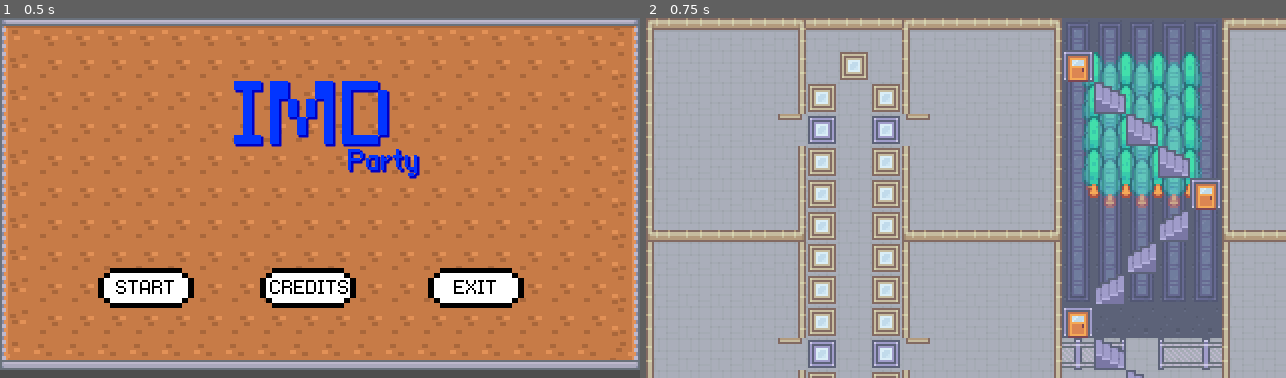
Above: before the commit, frames 1-2 (left to right).
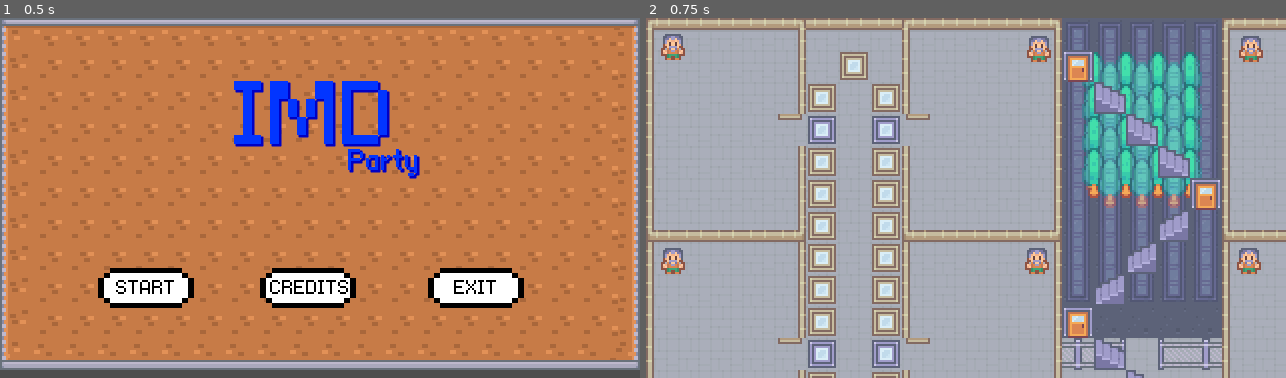
Above: after the commit, the same moments.

Repository: RickFqt/IMD-Party
Game: Godot game, scene res://levels/home_page.tscn
The game is run twice, just before and just after one commit, with the same random seed, the same clock (stepped at 60 frames per second) and the same inputs.
Inputs:
- Up to frame 1 (0.5 s): no input
- Up to frame 2 (0.75 s): click "START" at 0.5 s

Frame 1 is identical in both runs. In frame 2, 1.2% of the frame differs, in the area x 2-97%, y 4-72%.

Commit message:
Update world_1.tscn

Diff:
--- a/levels/world_1.tscn
+++ b/levels/world_1.tscn
@@ -138,6 +138,268 @@
 [sub_resource type="TileSet" id="TileSet_xo841"]
 sources/1 = SubResource("TileSetAtlasSource_8tg7v")
 
+[sub_resource type="AtlasTexture" id="AtlasTexture_rhby0"]
+atlas = ExtResource("1_qyyvw")
+region = Rect2(408, 255, 16, 16)
+
+[sub_resource type="AtlasTexture" id="AtlasTexture_kb0og"]
+atlas = ExtResource("1_qyyvw")
+region = Rect2(408, 255, 16, 16)
+
+[sub_resource type="AtlasTexture" id="AtlasTexture_3c30k"]
+atlas = ExtResource("1_qyyvw")
+region = Rect2(408, 272, 16, 16)
+
+[sub_resource type="AtlasTexture" id="AtlasTexture_h43we"]
+atlas = ExtResource("1_qyyvw")
+region = Rect2(408, 289, 16, 16)
+
+[sub_resource type="AtlasTexture" id="AtlasTexture_j8rol"]
+atlas = ExtResource("1_qyyvw")
+region = Rect2(391, 255, 16, 16)
+
+[sub_resource type="AtlasTexture" id="AtlasTexture_0eecr"]
+atlas = ExtResource("1_qyyvw")
+region = Rect2(391, 272, 16, 16)
+
+[sub_resource type="AtlasTexture" id="AtlasTexture_3itmf"]
+atlas = ExtResource("1_qyyvw")
+region = Rect2(391, 289, 16, 16)
+
+[sub_resource type="AtlasTexture" id="AtlasTexture_23l5l"]
+atlas = ExtResource("1_qyyvw")
+region = Rect2(442, 255, 16, 16)
+
+[sub_resource type="AtlasTexture" id="AtlasTexture_thkon"]
+atlas = ExtResource("1_qyyvw")
+region = Rect2(442, 272, 16, 16)
+
+[sub_resource type="AtlasTexture" id="AtlasTexture_ln3kt"]
+atlas = ExtResource("1_qyyvw")
+region = Rect2(442, 289, 16, 16)
+
+[sub_resource type="AtlasTexture" id="AtlasTexture_fak51"]
+atlas = ExtResource("1_qyyvw")
+region = Rect2(425, 255, 16, 16)
+
+[sub_resource type="AtlasTexture" id="AtlasTexture_mockp"]
+atlas = ExtResource("1_qyyvw")
+region = Rect2(425, 272, 16, 16)
+
+[sub_resource type="AtlasTexture" id="AtlasTexture_vo2ps"]
+atlas = ExtResource("1_qyyvw")
+region = Rect2(425, 289, 16, 16)
+
+[sub_resource type="SpriteFrames" id="SpriteFrames_ciekf"]
+animations = [{
+"frames": [{
+"duration": 1.0,
+"texture": SubResource("AtlasTexture_rhby0")
+}],
+"loop": true,
+"name": &"Idle",
+"speed": 5.0
+}, {
+"frames": [{
+"duration": 1.0,
+"texture": SubResource("AtlasTexture_kb0og")
+}, {
+"duration": 1.0,
+"texture": SubResource("AtlasTexture_3c30k")
+}, {
+"duration": 1.0,
+"texture": SubResource("AtlasTexture_kb0og")
+}, {
+"duration": 1.0,
+"texture": SubResource("AtlasTexture_h43we")
+}],
+"loop": true,
+"name": &"walk_down",
+"speed": 5.0
+}, {
+"frames": [{
+"duration": 1.0,
+"texture": SubResource("AtlasTexture_j8rol")
+}, {
+"duration": 1.0,
+"texture": SubResource("AtlasTexture_0eecr")
+}, {
+"duration": 1.0,
+"texture": SubResource("AtlasTexture_j8rol")
+}, {
+"duration": 1.0,
+"texture": SubResource("AtlasTexture_3itmf")
+}],
+"loop": true,
+"name": &"walk_left",
+"speed": 5.0
+}, {
+"frames": [{
+"duration": 1.0,
+"texture": SubResource("AtlasTexture_23l5l")
+}, {
+"duration": 1.0,
+"texture": SubResource("AtlasTexture_thkon")
+}, {
+"duration": 1.0,
+"texture": SubResource("AtlasTexture_23l5l")
+}, {
+"duration": 1.0,
+"texture": SubResource("AtlasTexture_ln3kt")
+}],
+"loop": true,
+"name": &"walk_right",
+"speed": 5.0
+}, {
+"frames": [{
+"duration": 1.0,
+"texture": SubResource("AtlasTexture_fak51")
+}, {
+"duration": 1.0,
+"texture": SubResource("AtlasTexture_mockp")
+}, {
+"duration": 1.0,
+"texture": SubResource("AtlasTexture_fak51")
+}, {
+"duration": 1.0,
+"texture": SubResource("AtlasTexture_vo2ps")
+}],
+"loop": true,
+"name": &"walk_up",
+"speed": 5.0
+}]
+
+[sub_resource type="AtlasTexture" id="AtlasTexture_m4780"]
+atlas = ExtResource("1_qyyvw")
+region = Rect2(408, 0, 16, 16)
+
+[sub_resource type="AtlasTexture" id="AtlasTexture_dtht8"]
+atlas = ExtResource("1_qyyvw")
+region = Rect2(408, 0, 16, 16)
+
+[sub_resource type="AtlasTexture" id="AtlasTexture_vuhre"]
+atlas = ExtResource("1_qyyvw")
+region = Rect2(408, 17, 16, 16)
+
+[sub_resource type="AtlasTexture" id="AtlasTexture_ch0c8"]
+atlas = ExtResource("1_qyyvw")
+region = Rect2(408, 34, 16, 16)
+
+[sub_resource type="AtlasTexture" id="AtlasTexture_tusac"]
+atlas = ExtResource("1_qyyvw")
+region = Rect2(391, 0, 16, 16)
+
+[sub_resource type="AtlasTexture" id="AtlasTexture_j61rx"]
+atlas = ExtResource("1_qyyvw")
+region = Rect2(391, 17, 16, 16)
+
+[sub_resource type="AtlasTexture" id="AtlasTexture_mf6nn"]
+atlas = ExtResource("1_qyyvw")
+region = Rect2(391, 34, 16, 16)
+
+[sub_resource type="AtlasTexture" id="AtlasTexture_ngc27"]
+atlas = ExtResource("1_qyyvw")
+region = Rect2(442, 0, 16, 16)
+
+[sub_resource type="AtlasTexture" id="AtlasTexture_lrukn"]
+atlas = ExtResource("1_qyyvw")
+region = Rect2(442, 17, 16, 16)
+
+[sub_resource type="AtlasTexture" id="AtlasTexture_bpjaf"]
+atlas = ExtResource("1_qyyvw")
+region = Rect2(442, 34, 16, 16)
+
+[sub_resource type="AtlasTexture" id="AtlasTexture_5jail"]
+atlas = ExtResource("1_qyyvw")
+region = Rect2(425, 0, 16, 16)
+
+[sub_resource type="AtlasTexture" id="AtlasTexture_yf2hn"]
+atlas = ExtResource("1_qyyvw")
+region = Rect2(425, 17, 16, 16)
+
+[sub_resource type="AtlasTexture" id="AtlasTexture_sd5wa"]
+atlas = ExtResource("1_qyyvw")
+region = Rect2(425, 34, 16, 16)
+
+[sub_resource type="SpriteFrames" id="SpriteFrames_rtrgt"]
+animations = [{
+"frames": [{
+"duration": 1.0,
+"texture": SubResource("AtlasTexture_m4780")
+}],
+"loop": true,
+"name": &"Idle",
+"speed": 5.0
+}, {
+"frames": [{
+"duration": 1.0,
+"texture": SubResource("AtlasTexture_dtht8")
+}, {
+"duration": 1.0,
+"texture": SubResource("AtlasTexture_vuhre")
+}, {
+"duration": 1.0,
+"texture": SubResource("AtlasTexture_dtht8")
+}, {
+"duration": 1.0,
+"texture": SubResource("AtlasTexture_ch0c8")
+}],
+"loop": true,
+"name": &"walk_down",
+"speed": 5.0
+}, {
+"frames": [{
+"duration": 1.0,
+"texture": SubResource("AtlasTexture_tusac")
+}, {
+"duration": 1.0,
+"texture": SubResource("AtlasTexture_j61rx")
+}, {
+"duration": 1.0,
+"texture": SubResource("AtlasTexture_tusac")
+}, {
+"duration": 1.0,
+"texture": SubResource("AtlasTexture_mf6nn")
+}],
+"loop": true,
+"name": &"walk_left",
+"speed": 5.0
+}, {
+"frames": [{
+"duration": 1.0,
+"texture": SubResource("AtlasTexture_ngc27")
+}, {
+"duration": 1.0,
+"texture": SubResource("AtlasTexture_lrukn")
+}, {
+"duration": 1.0,
+"texture": SubResource("AtlasTexture_ngc27")
+}, {
+"duration": 1.0,
+"texture": SubResource("AtlasTexture_bpjaf")
+}],
+"loop": true,
+"name": &"walk_right",
+"speed": 5.0
+}, {
+"frames": [{
+"duration": 1.0,
+"texture": SubResource("AtlasTexture_5jail")
+}, {
+"duration": 1.0,
+"texture": SubResource("AtlasTexture_yf2hn")
+}, {
+"duration": 1.0,
+"texture": SubResource("AtlasTexture_5jail")
+}, {
+"duration": 1.0,
+"texture": SubResource("AtlasTexture_sd5wa")
+}],
+"loop": true,
+"name": &"walk_up",
+"speed": 5.0
+}]
+
 [node name="World 1" type="Node2D"]
 
 [node name="TileMap" type="TileMap" parent="."]
@@ -167,3 +429,80 @@
 layer_3/y_sort_origin = 0
 layer_3/z_index = 0
 layer_3/tile_data = PackedInt32Array(65540, 655361, 4, 4, 655361, 3, 131076, 655361, 4, 196612, 720897, 14, 262148, 655 …(2545 unchanged characters)…
+
+[node name="Players" type="Node2D" parent="."]
+
+[node name="Player 1" type="AnimatedSprite2D" parent="Players"]
+position = Vector2(11, 271)
+sprite_frames = SubResource("SpriteFrames_ciekf")
+animation = &"Idle"
+autoplay = "Idle"
+frame_progress = 0.232249
+
+[node name="Player 2" type="AnimatedSprite2D" parent="Players"]
+position = Vector2(11, 280)
+sprite_frames = SubResource("SpriteFrames_rtrgt")
+animation = &"Idle"
+autoplay = "Idle"
+
+[node name="NPCs" type="Node2D" parent="."]
+
+[node name="Recepcionista" type="Sprite2D" parent="NPCs"]
+position = Vector2(42, 232)
+texture = ExtResource("1_qyyvw")
+region_enabled = true
+region_rect = Rect2(408, 204, 16, 16)
+
+[node name="Professor" type="Sprite2D" parent="NPCs"]
+position = Vector2(13, 120)
+texture = ExtResource("1_qyyvw")
+region_enabled = true
+region_rect = Rect2(407, 102, 17, 16)
+
+[node name="Professor2" type="Sprite2D" parent="NPCs"]
+position = Vector2(302, 14)
+texture = ExtResource("1_qyyvw")
+region_enabled = true
+region_rect = Rect2(407, 102, 17, 16)
+
+[node name="Professor3" type="Sprite2D" parent="NPCs"]
+position = Vector2(301, 120)
+texture = ExtResource("1_qyyvw")
+region_enabled = true
+region_rect = Rect2(407, 102, 17, 16)
+
+[node name="Professor4" type="Sprite2D" parent="NPCs"]
+position = Vector2(196, 14)
+texture = ExtResource("1_qyyvw")
+region_enabled = true
+region_rect = Rect2(407, 102, 17, 16)
+
+[node name="Professor5" type="Sprite2D" parent="NPCs"]
+position = Vector2(195, 120)
+texture = ExtResource("1_qyyvw")
+region_enabled = true
+region_rect = Rect2(407, 102, 17, 16)
+
+[node name="Professor6" type="Sprite2D" parent="NPCs"]
+position = Vector2(484, 14)
+texture = ExtResource("1_qyyvw")
+region_enabled = true
+region_rect = Rect2(407, 102, 17, 16)
+
+[node name="Professor7" type="Sprite2D" parent="NPCs"]
+position = Vector2(483, 120)
+texture = ExtResource("1_qyyvw")
+region_enabled = true
+region_rect = Rect2(407, 102, 17, 16)
+
+[node name="Professor8" type="Sprite2D" parent="NPCs"]
+position = Vector2(483, 232)
+texture = ExtResource("1_qyyvw")
+region_enabled = true
+region_rect = Rect2(407, 102, 17, 16)
+
+[node name="Professor9" type="Sprite2D" parent="NPCs"]
+position = Vector2(13, 13)
+texture = ExtResource("1_qyyvw")
+region_enabled = true
+region_rect = Rect2(407, 102, 17, 16)
Not shown: 1 places in levels/world_1.tscn that only renumber resources
